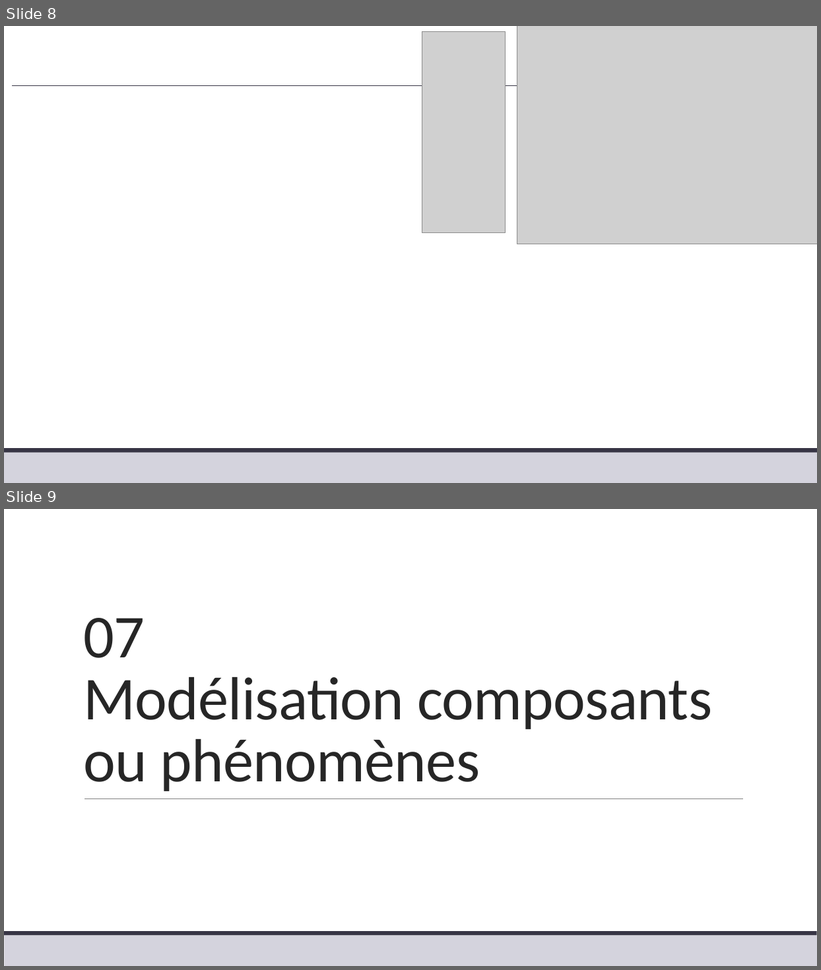
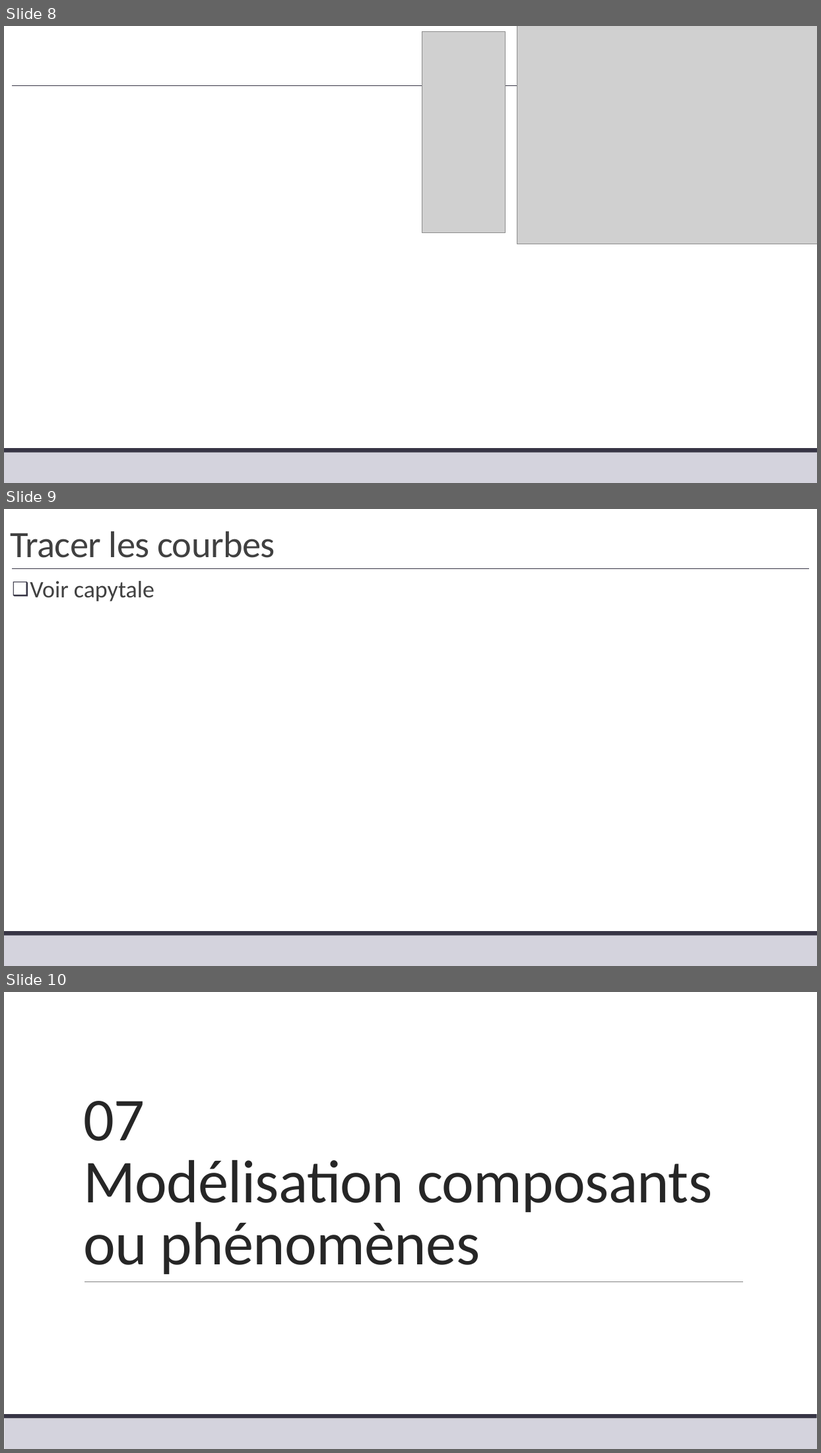
Before and after one commit to xpessoles/TP_Corriges, a slide deck: 11_MaxPID/11_MaxPID_Corrige.pptx. Shown one above the other, each under a label of ours: slides 8 and 9 before the commit, slides 8, 9 and 10 after it. The pictures are 821x970 and 821x1453 pixels, drawn with LibreOffice and Linux fonts; fonts in the diff are those of the drawing; grey boxes stand for pictures. Boxes give left, top, right and bottom in pixels: in the first picture for what was removed or moved away, otherwise in the second. Text is boxed around its words. In the diff, an @@ line names an element or a change of style, - is before the commit and + after.

```diff
--- a/11_MaxPID/11_MaxPID_Corrige.pptx
+++ b/11_MaxPID/11_MaxPID_Corrige.pptx
@@ slide 9 added at (x1=4, y1=509, x2=817, y2=966), background #FFFFFF; not listed: 3 template elements that a slide beside it also shows @@
@@ title added at (x1=10, y1=531, x2=275, y2=558), 44 pt, text #404040 @@
+Tracer les courbes
@@ text added at (x1=30, y1=581, x2=154, y2=601), 28 pt, text #404040 @@
+❑ Voir capytale
@@ what was slide 9 is now slide 10 @@
```
Also in this commit, not shown: 3 slides changed.
